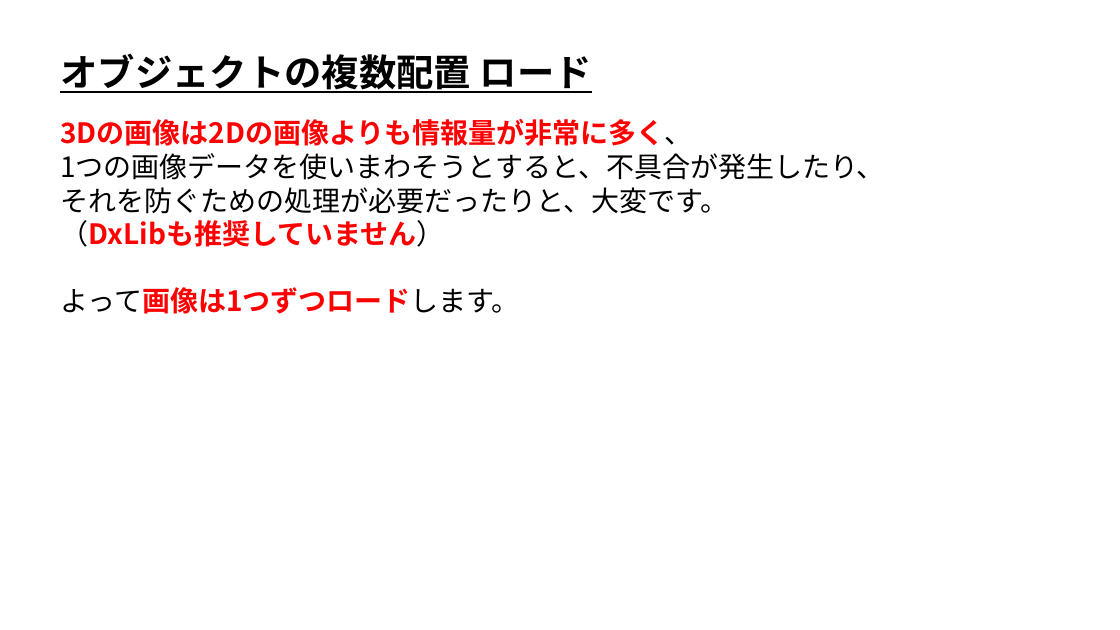
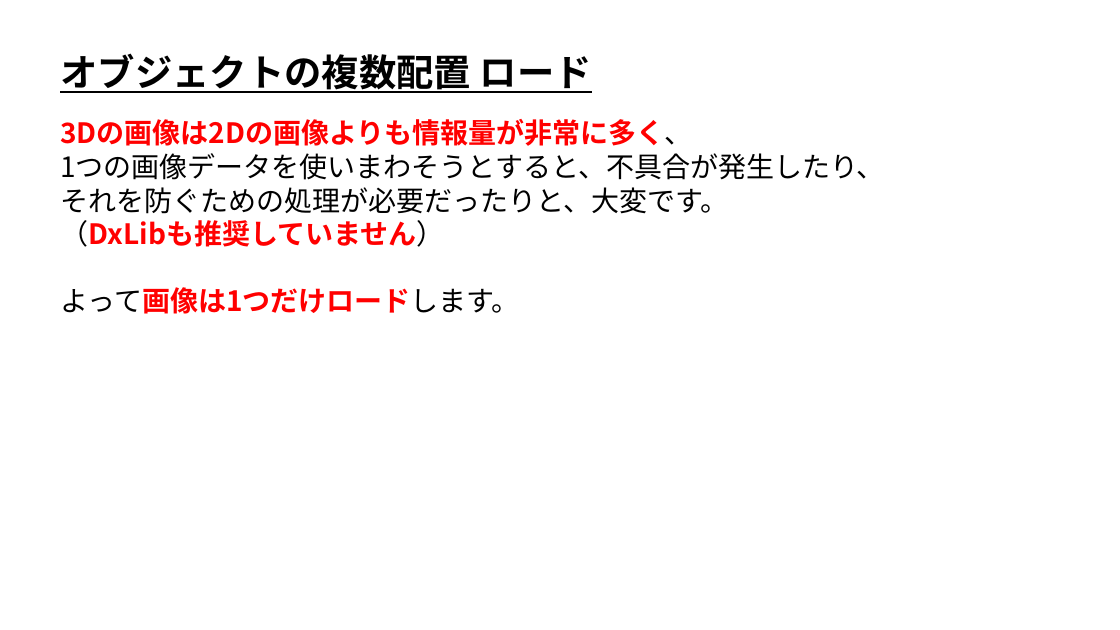
Before and after one commit to ArakiYusuke-Ohara/Textbook, a slide deck: slide 6 of ゲーム科2年/00_前期/ゲーム開発Ⅰ/05_オブジェクトの複数配置.pptx (slide 8 before the commit). Drawn at 1120x630 pixels with LibreOffice and Linux fonts; fonts in the diff are those of the drawing. Boxes give left, top, right and bottom in pixels: in the first picture for what was removed or moved away, otherwise in the second. Text is boxed around its words. In the diff, an @@ line names an element or a change of style, - is before the commit and + after.

```diff
--- a/ゲーム科2年/00_前期/ゲーム開発Ⅰ/05_オブジェクトの複数配置.pptx
+++ b/ゲーム科2年/00_前期/ゲーム開発Ⅰ/05_オブジェクトの複数配置.pptx
@@ text at [60, 287, 519, 314]: text changed @@
-よって画像は1つずつロードします。
+よって画像は1つだけロードします。
```
Also in this commit, not shown: 9 other slides changed, 3 slides removed.
